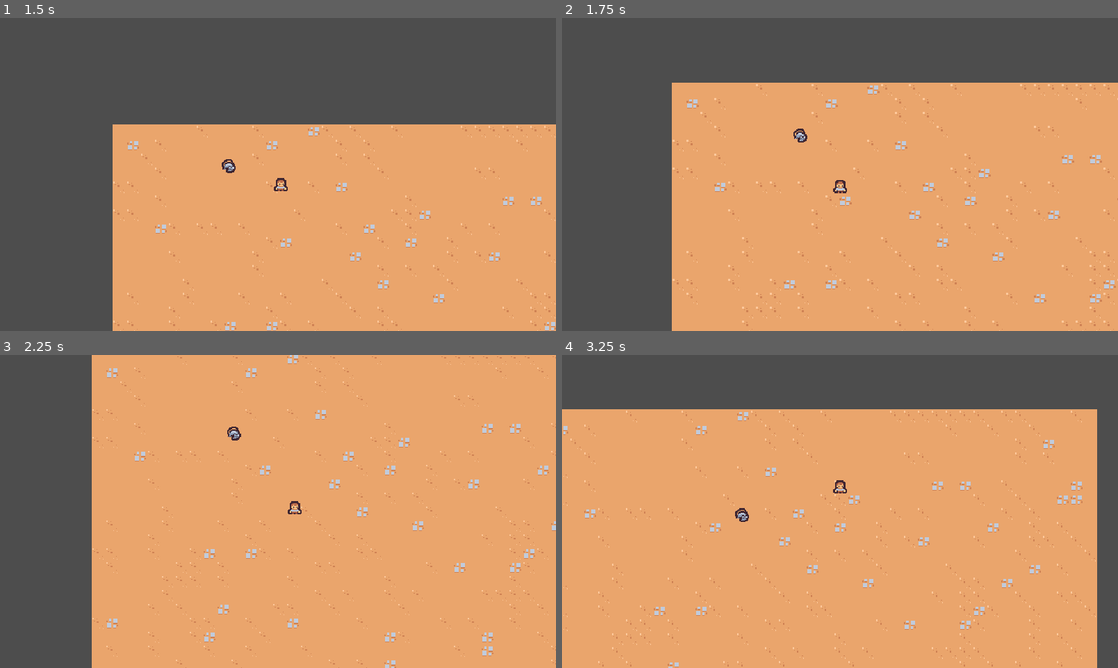
Above: before the commit, frames 1-4 (two rows, left to right).
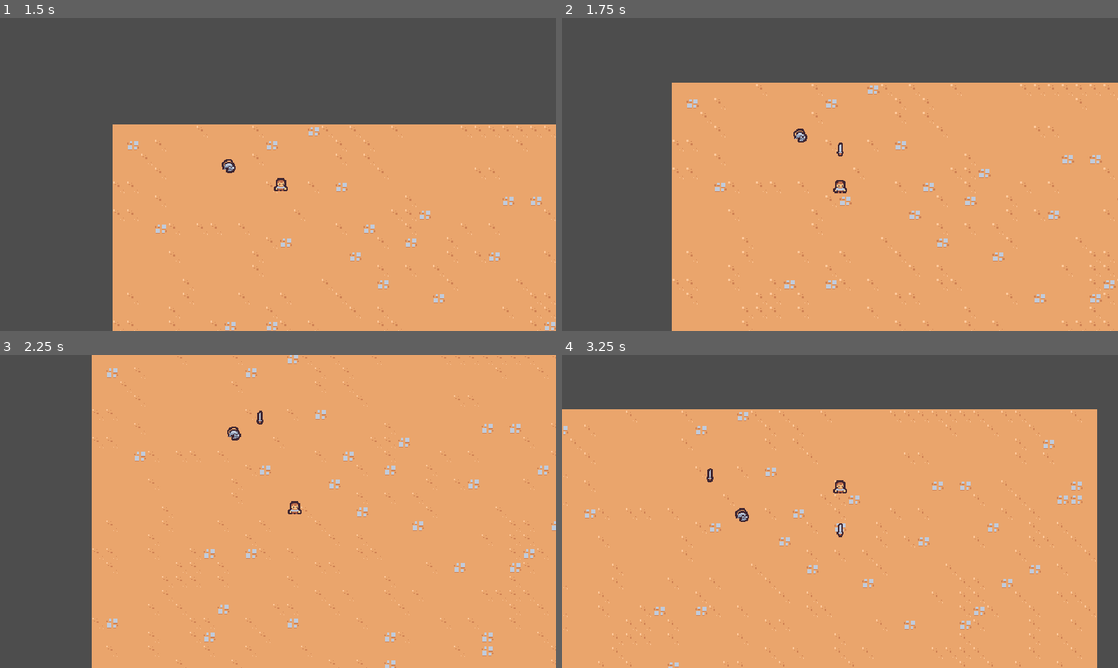
Above: after the commit, the same moments.

Repository: TinyTakinTeller/FirstGodotProject
Game: Godot game, scene res://scenes/main/main.tscn
Same seed, same stepped clock (60 frames per second), same inputs: the game is played once before the commit and once after it.
Inputs:
- Up to frame 1 (1.5 s): hold Right (move_right) 0.53-1.28 s; hold Down (move_down) from 1.28 s (still down)
- Up to frame 2 (1.75 s): keep holding Down (move_down)
- Up to frame 3 (2.25 s): release Down (move_down) at 2.03 s; hold Right (move_right) from 2.03 s (still down)
- Up to frame 4 (3.25 s): release Right (move_right) at 2.78 s; hold Up (move_up) from 2.78 s (still down)

Frame 1 is identical in both runs. In frame 2, less than 0.1% of the frame differs, in the area x 49-51%, y 39-45%; in frame 3, less than 0.1%; in frame 4, less than 0.1%, in the area x 26-51%, y 36-59%.

Commit message:
chapter 2.2 | sword spawner with timer signal

Diff:
--- /dev/null
+++ b/scenes/ability/sword_ability/sword_ability.tscn
@@ -0,0 +1,10 @@
+[gd_scene load_steps=2 format=3 uid="uid://rd76pobs5q3e"]
+
+[ext_resource type="Texture2D" uid="uid://dyg87i2ku8ptg" path="res://scenes/ability/sword_ability/tile_0104.png" id="1_06fxa"]
+
+[node name="SwordAbility" type="Node2D"]
+
+[node name="Sprite2D" type="Sprite2D" parent="."]
+rotation = -0.00294249
+texture = ExtResource("1_06fxa")
+offset = Vector2(0, -4)
--- /dev/null
+++ b/scenes/controller/sword_ability_controller/sword_ability_controller.gd
@@ -0,0 +1,18 @@
+extends Node
+
+@export var sword_ability: PackedScene
+
+
+# Called when the node enters the scene tree for the first time.
+func _ready():
+	$Timer.timeout.connect(on_timer_timeout)
+
+
+func on_timer_timeout() -> void:
+	var player: Node2D = self.get_tree().get_first_node_in_group("player") as Node2D
+	if player == null:
+		return # should not happen
+
+	var sword_instance : Node2D = self.sword_ability.instantiate() as Node2D
+	sword_instance.global_position = player.global_position
+	player.get_parent().add_child(sword_instance)
--- /dev/null
+++ b/scenes/controller/sword_ability_controller/sword_ability_controller.tscn
@@ -0,0 +1,12 @@
+[gd_scene load_steps=3 format=3 uid="uid://dllayro17g0qh"]
+
+[ext_resource type="Script" path="res://scenes/controller/sword_ability_controller/sword_ability_controller.gd" id="1_56dxx"]
+[ext_resource type="PackedScene" uid="uid://rd76pobs5q3e" path="res://scenes/ability/sword_ability/sword_ability.tscn" id="2_k65j0"]
+
+[node name="SwordAbilityController" type="Node"]
+script = ExtResource("1_56dxx")
+sword_ability = ExtResource("2_k65j0")
+
+[node name="Timer" type="Timer" parent="."]
+wait_time = 1.5
+autostart = true
--- a/scenes/game_camera/game_camera.gd
+++ b/scenes/game_camera/game_camera.gd
@@ -14,7 +14,7 @@
 	self.global_position = self.global_position.lerp(self.target_position, 1.0 - exp(-delta * 10))
 
 
-func acquire_target():
+func acquire_target() -> void:
 	var player: Node2D = self.get_tree().get_first_node_in_group("player") as Node2D
 	if player != null:
 		self.target_position = player.global_position
--- a/scenes/player/player.tscn
+++ b/scenes/player/player.tscn
@@ -1,7 +1,8 @@
-[gd_scene load_steps=4 format=3 uid="uid://7u5tog6k4j5t"]
+[gd_scene load_steps=5 format=3 uid="uid://7u5tog6k4j5t"]
 
 [ext_resource type="Script" path="res://scenes/player/player.gd" id="1_hohw5"]
 [ext_resource type="Texture2D" uid="uid://j3cegi3cduwa" path="res://scenes/player/player.png" id="1_ug2em"]
+[ext_resource type="PackedScene" uid="uid://dllayro17g0qh" path="res://scenes/controller/sword_ability_controller/sword_ability_controller.tscn" id="2_30pv4"]
 
 [sub_resource type="CircleShape2D" id="CircleShape2D_k1m3r"]
 radius = 5.0
@@ -10,6 +11,10 @@
 collision_layer = 0
 script = ExtResource("1_hohw5")
 
+[node name="AbilityManager" type="Node" parent="."]
+
+[node name="SwordAbilityController" parent="AbilityManager" instance=ExtResource("2_30pv4")]
+
 [node name="Sprite2D" type="Sprite2D" parent="."]
 texture = ExtResource("1_ug2em")
 offset = Vector2(0, -8)
Binary file added: scenes/ability/sword_ability/tile_0104.png
Not shown, added: scenes/ability/sword_ability/tile_0104.png.import
Not shown, changed: readme.md
